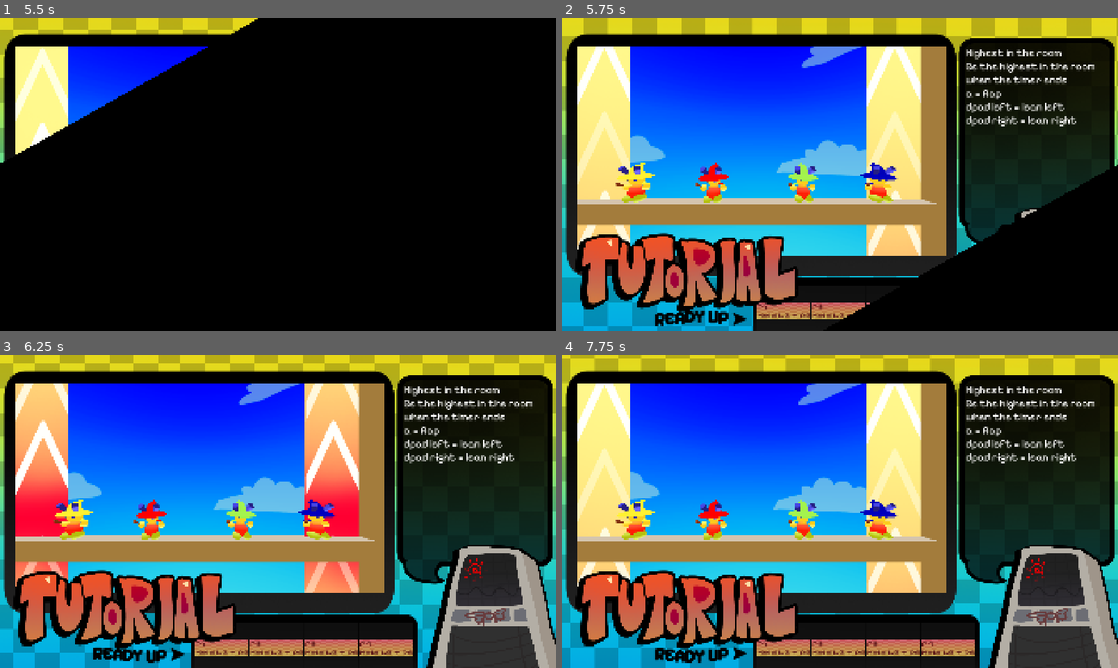
Above: before the commit, frames 1-4 (two rows, left to right).
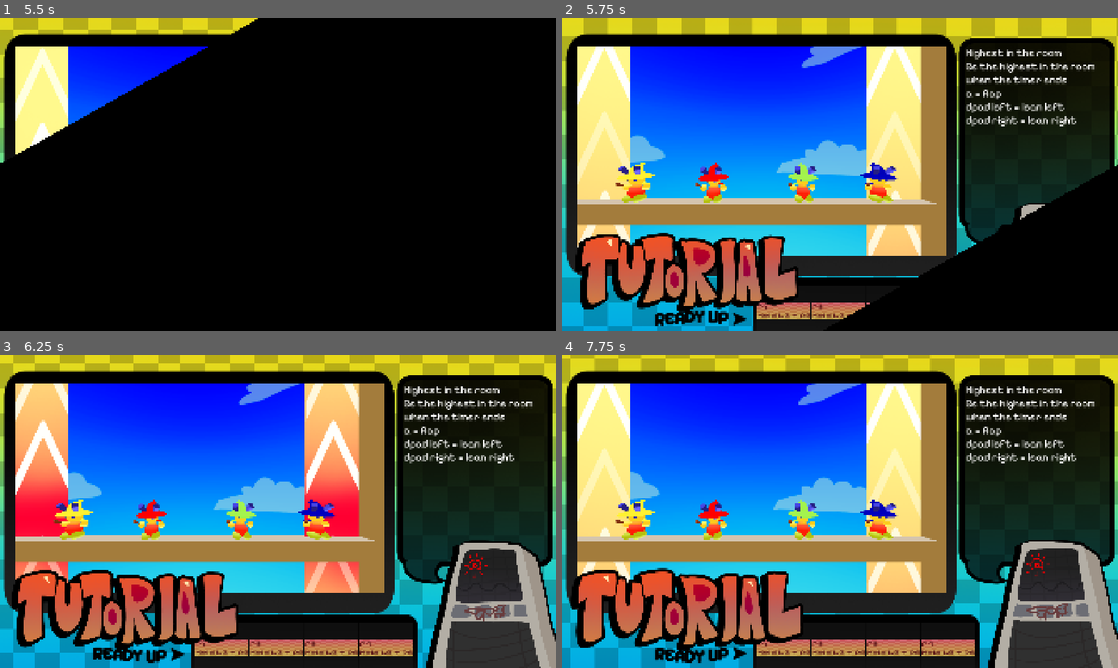
Above: after the commit, the same moments.

Repository: JZxAkuma/Game-Prototype-3
Game: Godot game, scene res://DO NOT TOUCH/Scene/main.tscn
The game is run twice, just before and just after one commit, with the same random seed, the same clock (stepped at 60 frames per second) and the same inputs.
Inputs (mouse positions are in pixels of both pictures, inside the frame that each line leads up to):
- Up to frame 1 (5.5 s): tap Enter (ui_accept) at 0.5 s; move the mouse to (400, 158) at 0.52 s; hold D (right) 0.53-1.28 s; hold J (a) 0.53-1.28 s; tap 2 (flappy) at 0.77, 1.07, 1.52, 1.82, 3.77, 4.07, 4.52, 4.82, 5.27 s; tap K (b) at 0.8, 1.35, 4.55, 5.1 s; move the mouse to (166, 190) at 1.27 s; hold S (down) 1.28-2 s; tap U (x) at 1.55, 2.85, 5.3 s; click "Start" at 2 s; tap A (left) at 2.75, 3.5 s; move the mouse to (333, 105) at 2.77 s; hold D (right) 2.78-3.53 s; tap I (y) at 3.05, 3.6 s; move the mouse to (250, 237) at 3.52 s; hold W (up) 3.53-4.28 s; tap J (a) at 3.8 s; move the mouse to (444, 221) at 4.27 s; hold J (a) 4.28-5.03 s; hold A (left) from 4.28 s (still down); move the mouse to (111, 127) at 5.02 s
- Up to frame 2 (5.75 s): keep holding A (left); tap 2 (flappy) at 5.57 s
- Up to frame 3 (6.25 s): move the mouse to (305, 511) at 5.77 s; release A (left) at 5.78 s; hold S (down) from 5.78 s (still down); tap 3 (button mash) at 5.85 s; tap I (y) at 6.05 s
- Up to frame 4 (7.75 s): move the mouse to (756, 433) at 6.52 s; release S (down) at 6.53 s; hold D (right) 6.53-7.28 s; tap 4 (cold potato) at 6.6 s; tap 2 (flappy) at 6.77, 7.07, 7.52 s; tap J (a) at 6.8 s; move the mouse to (962, 495) at 7.27 s; hold W (up) from 7.28 s (still down); hold Ctrl (control) from 7.28 s (still down); tap K (b) at 7.55 s

Frame 1 is identical in both runs. In frame 2, 0.7% of the frame differs, in the area x 2-88%, y 59-95%; in frame 3, 3.4%; in frame 4, 4.9%, in the area x 1-100%, y 59-100%.
Error in both runs: Out of bounds get index '5' (on base: 'Dictionary') (res://DO)

Commit message:
Tutorial screen now has script animated stuff
bro i dont know my daily contribution i guess

Diff:
--- a/DO NOT TOUCH/Scene/tutorial_layer.tscn
+++ b/DO NOT TOUCH/Scene/tutorial_layer.tscn
@@ -8,7 +8,9 @@
 [ext_resource type="Texture2D" uid="uid://2nw7jdu5g8gi" path="res://DO NOT TOUCH/2D/UI Assets/Blackrect.png" id="5_gnh31"]
 [ext_resource type="Texture2D" uid="uid://b7hy2l2pmua2x" path="res://DO NOT TOUCH/2D/UI Assets/Speechbub2.png" id="5_no0dl"]
 [ext_resource type="Texture2D" uid="uid://boneewjhi7178" path="res://DO NOT TOUCH/2D/UI Assets/tutorial.png" id="6_v7j6c"]
+[ext_resource type="Script" uid="uid://pi3s2mfh2hku" path="res://DO NOT TOUCH/Script/texture_rect_zoom_looper.gd" id="9_55ioi"]
 [ext_resource type="Texture2D" uid="uid://xvlc6mn10m3l" path="res://DO NOT TOUCH/2D/UI Assets/Announcer.png" id="9_v244c"]
+[ext_resource type="Script" uid="uid://bg37mdo6h3sn8" path="res://DO NOT TOUCH/Script/texture_rect_bounce.gd" id="10_bve0o"]
 
 [sub_resource type="ShaderMaterial" id="ShaderMaterial_no0dl"]
 shader = ExtResource("3_v7j6c")
@@ -173,6 +175,9 @@
 grow_horizontal = 2
 grow_vertical = 2
 texture = ExtResource("6_v7j6c")
+script = ExtResource("9_55ioi")
+zoom_amount = 0.05
+interval = 2.0
 
 [node name="TextureRect4" type="TextureRect" parent="Control" unique_id=642464642]
 layout_mode = 0
@@ -183,6 +188,10 @@
 offset_transform_enabled = true
 offset_transform_scale = Vector2(0.6, 0.6)
 texture = ExtResource("9_v244c")
+script = ExtResource("10_bve0o")
+bounce_height = 20.0
+squash_amount = 40.0
+stretch_amount = 40.0
 
 [node name="RichTextLabel" type="RichTextLabel" parent="Control" unique_id=1741108452]
 layout_mode = 0
--- /dev/null
+++ b/DO NOT TOUCH/Script/texture_rect_bounce.gd
@@ -0,0 +1,23 @@
+extends TextureRect
+
+@export var bounce_height: float = 3.0
+@export var bounce_speed: float = 3.0
+@export_range(0.0, 50) var squash_amount: float = 0.06
+@export_range(0.0, 50) var stretch_amount: float = 0.08
+
+var elapsed_time: float = 0.0
+var original_position: Vector2
+var original_scale: Vector2
+
+func _ready() -> void:
+	original_position = position
+	original_scale = scale
+	pivot_offset = Vector2(size.x * 0.5, size.y)
+
+func _process(delta: float) -> void:
+	elapsed_time += delta
+	var cycle: float = (sin(elapsed_time * bounce_speed) + 1.0) * 0.5
+	position = original_position
+	position.y -= cycle * bounce_height
+	var horizontal_scale: float = 1.0 - (1.0 - cycle) * squash_amount
+	var vertical_scale: float = 1.0 + cycle * stretch_amount
Not shown, added: DO NOT TOUCH/Script/texture_rect_bounce.gd.uid
